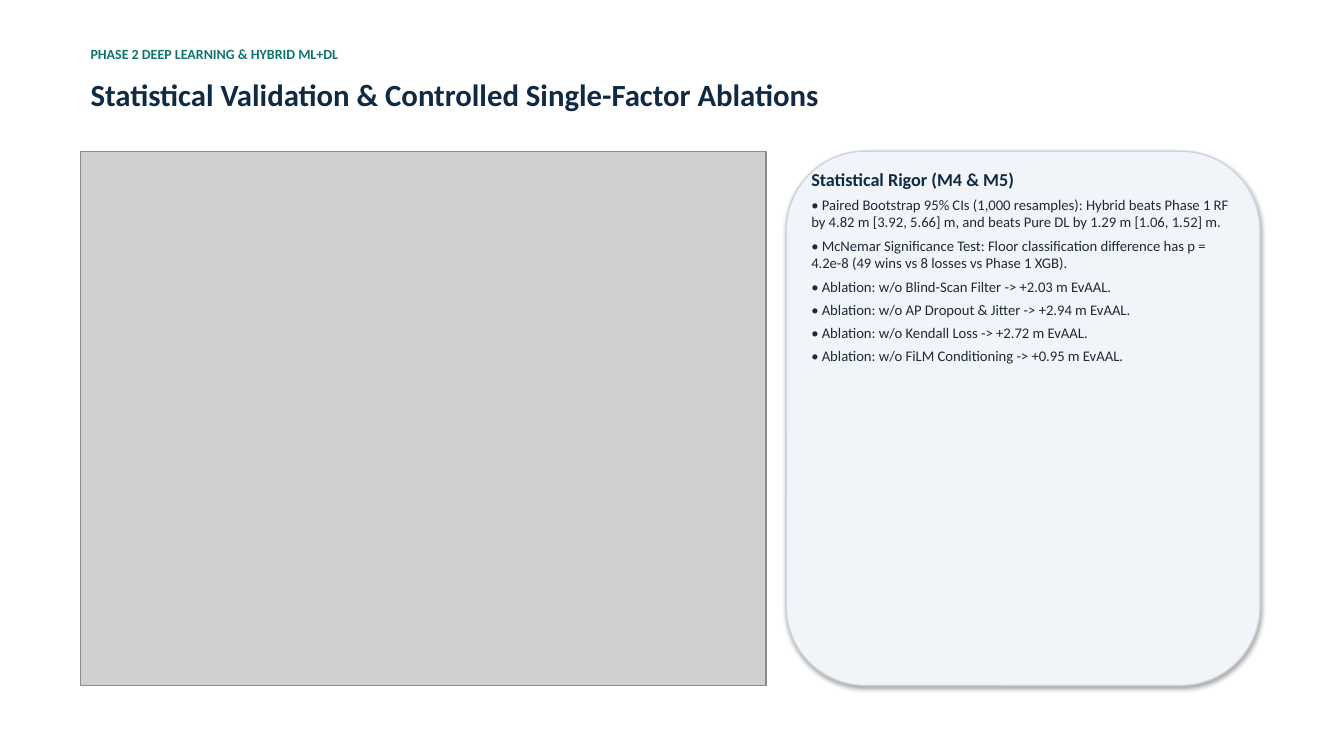
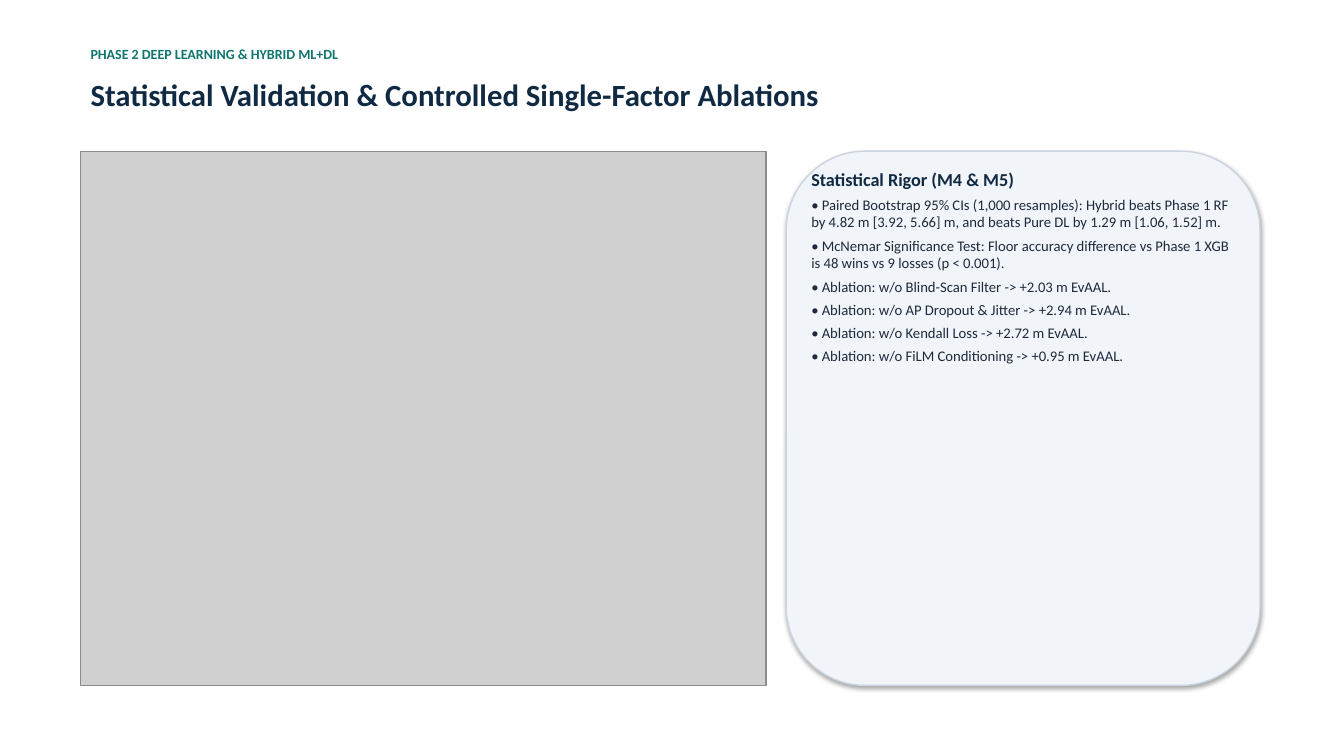
Before and after one commit to vedpawar2254/Indoor-location-prediction-using-wifi-signals, a slide deck: slide 9 of presentation/Phase2_Presentation.pptx. Drawn at 1344x756 pixels with LibreOffice and Linux fonts; fonts in the diff are those of the drawing; grey boxes stand for pictures. Boxes give left, top, right and bottom in pixels: in the first picture for what was removed or moved away, otherwise in the second. Text is boxed around its words. In the diff, an @@ line names an element or a change of style, - is before the commit and + after.

```diff
--- a/presentation/Phase2_Presentation.pptx
+++ b/presentation/Phase2_Presentation.pptx
@@ text at box(811, 240, 1228, 271): text changed @@
-• McNemar Significance Test: Floor classification difference has p = 4.2e-8 (49 wins vs 8 losses vs Phase 1 XGB).
+• McNemar Significance Test: Floor accuracy difference vs Phase 1 XGB is 48 wins vs 9 losses (p < 0.001).
```
Also in this commit, not shown: 5 other slides changed, 11 other files.
